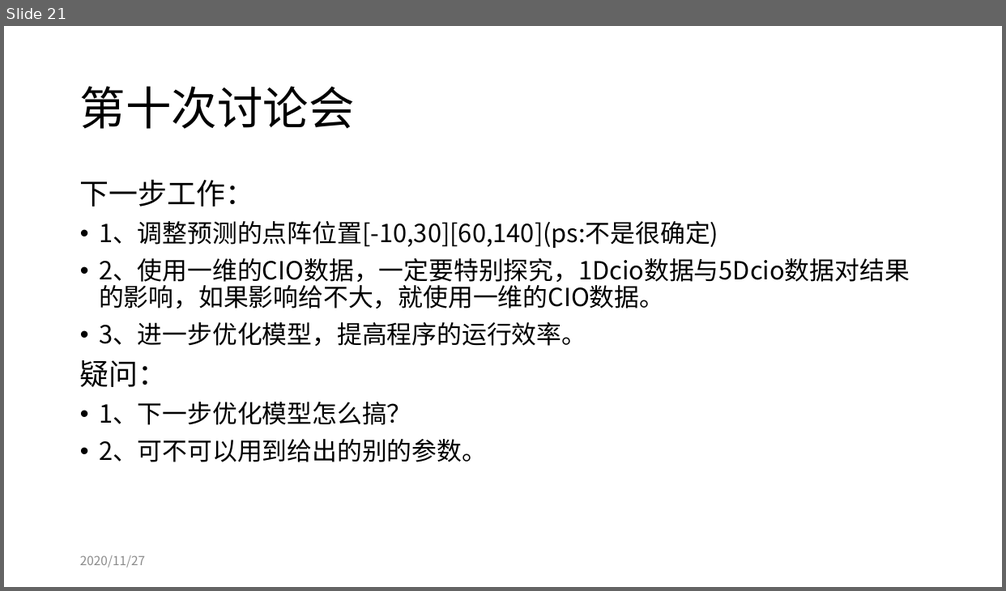
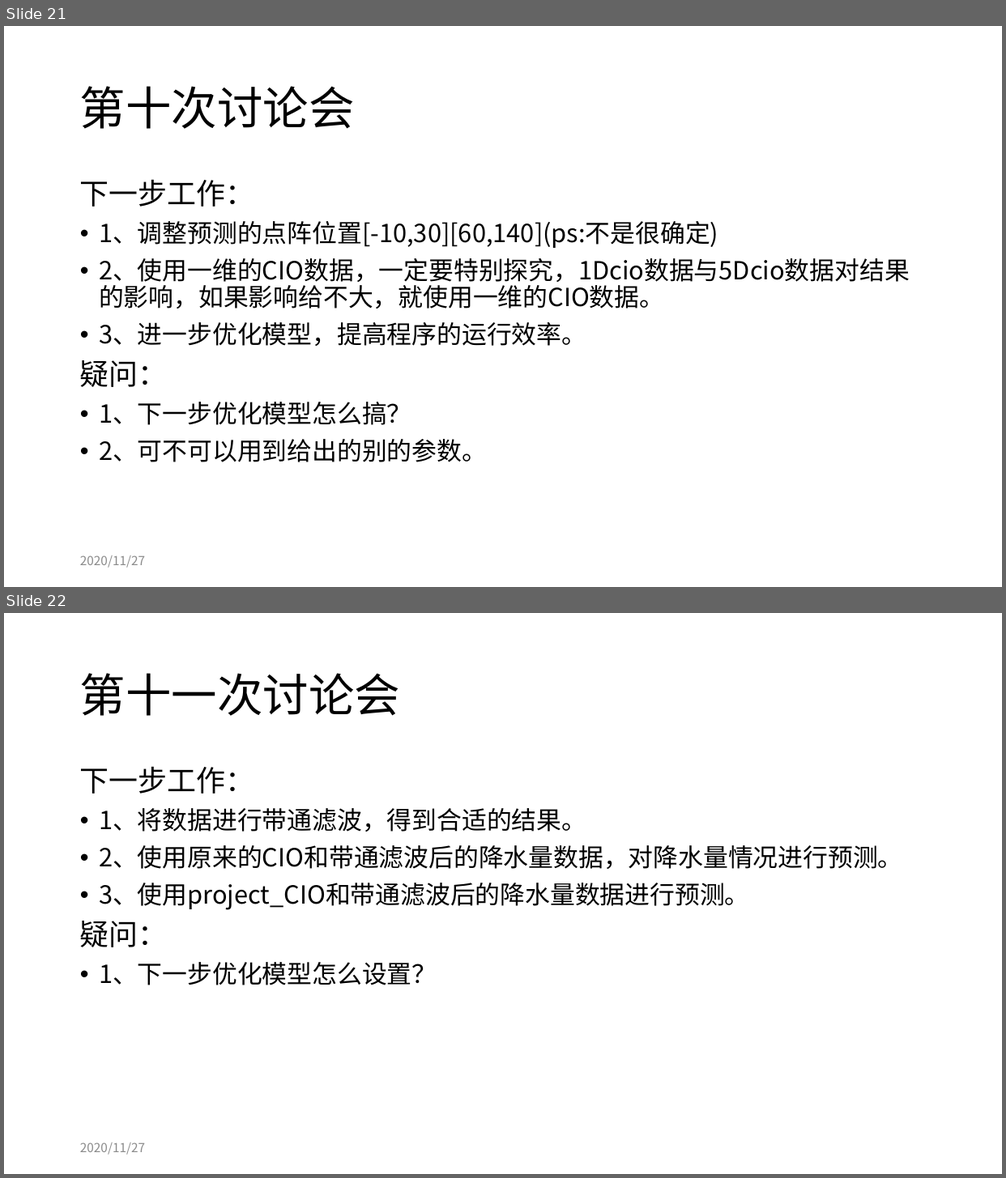
Before and after one commit to tureful/tureful.github.io, a slide deck: documents/workshop_summary.pptx. Shown one above the other, each under a label of ours: slide 21 before the commit, slides 21 and 22 after it. The pictures are 1006x591 and 1006x1178 pixels, drawn with LibreOffice and Linux fonts; fonts in the diff are those of the drawing. Boxes give left, top, right and bottom in pixels: in the first picture for what was removed or moved away, otherwise in the second. Text is boxed around its words. In the diff, an @@ line names an element or a change of style, - is before the commit and + after.

```diff
--- a/documents/workshop_summary.pptx
+++ b/documents/workshop_summary.pptx
@@ slide 22 added at (x1=4, y1=613, x2=1002, y2=1174), background #FFFFFF @@
@@ title added at (x1=80, y1=673, x2=400, y2=716), 44 pt, text #000000 @@
+第十一次讨论会
@@ text added at (x1=80, y1=766, x2=903, y2=986), 24 pt, text #000000 @@
+下一步工作：
+• 1、将数据进行带通滤波，得到合适的结果。
+• 2、使用原来的CIO和带通滤波后的降水量数据，对降水量情况进行预测。
+• 3、使用project_CIO和带通滤波后的降水量数据进行预测。
+疑问：
+• 1、下一步优化模型怎么设置？
@@ text added at (x1=80, y1=1143, x2=145, y2=1155), 12 pt, text #8C8C8C @@
+2020/11/27
```
Also in this commit, not shown: 1 other slide added.
